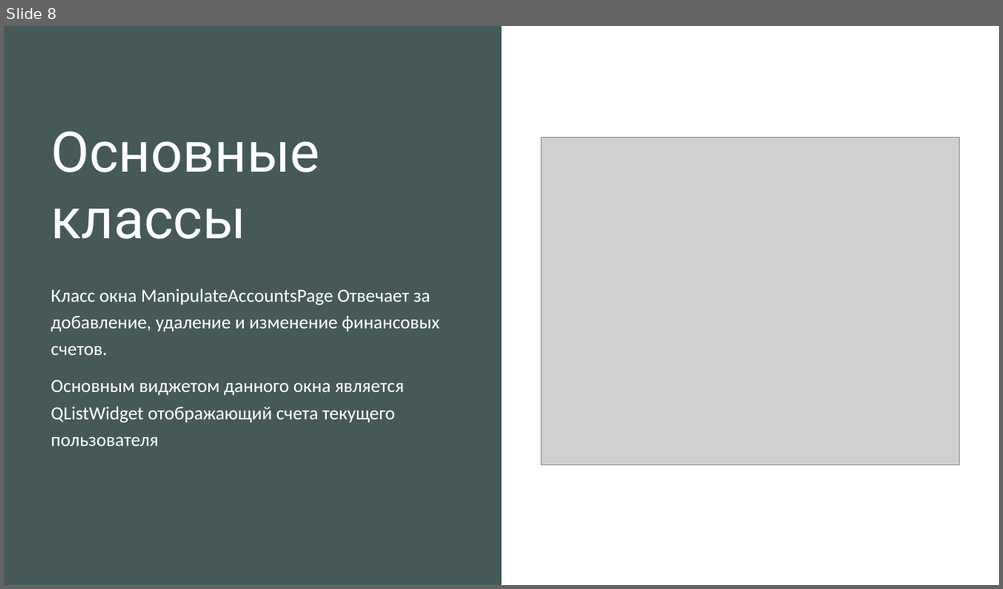
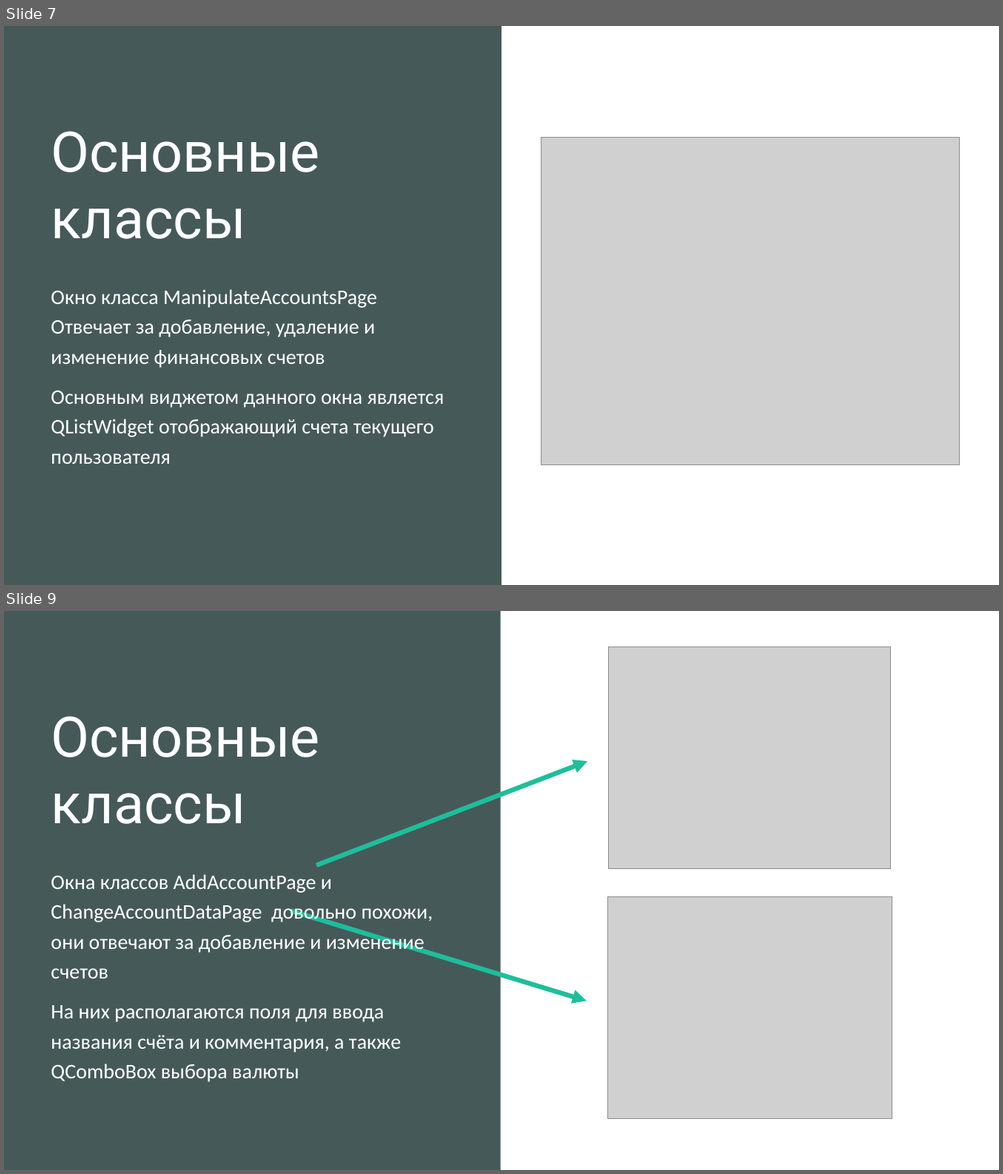
Before and after one commit to Ha4trueKa4/Qt_Project_VirtualWallet, a slide deck: Презентация.pptx. Shown one above the other, each under a label of ours: slide 8 before the commit, slides 7 and 9 after it; the slides between them are not shown. The pictures are 1003x589 and 1003x1174 pixels, drawn with LibreOffice and Linux fonts; fonts in the diff are those of the drawing; grey boxes stand for pictures. Boxes give left, top, right and bottom in pixels: in the first picture for what was removed or moved away, otherwise in the second. Text is boxed around its words. In the diff, an @@ line names an element or a change of style, - is before the commit and + after.

```diff
--- a/Презентация.pptx
+++ b/Презентация.pptx
@@ slide 9 added at [4, 611, 999, 1170], background #FFFFFF; not listed: 1 template element that a slide beside it also shows @@
@@ rectangle added at [4, 611, 999, 1170], fill #FFFFFF @@
@@ rectangle added at [4, 611, 500, 1170], fill #465959 @@
@@ picture added at [609, 647, 891, 869] @@
@@ title added at [51, 716, 320, 824], 54 pt, text #FFFFFF @@
+Основные классы
@@ arrow added from (316, 866) to (587, 762), #1EBE9B 4.5 pt @@
@@ text added at [51, 874, 433, 1082], 20 pt, text #FFFFFF @@
+Окна классов AddAccountPage и ChangeAccountDataPage довольно похожи, они отвечают за добавление и изменение счетов
+На них располагаются поля для ввода названия счёта и комментария, а также QComboBox выбора валюты
@@ picture added at [608, 897, 892, 1119] @@
@@ arrow added from (290, 911) to (586, 1001), #1EBE9B 4.5 pt @@
@@ what was slide 8 is now slide 7 @@
@@ slide 7 changed as well @@
@@ text at [51, 289, 377, 368]: text changed; size 18 to 20 pt @@
-Класс окна ManipulateAccountsPage Отвечает за добавление, удаление и изменение финансовых счетов.
+Окно класса ManipulateAccountsPage Отвечает за добавление, удаление и изменение финансовых счетов
@@ text at [51, 391, 444, 464]: size 18 to 20 pt in "Основным виджетом данного окна является QListWidget отобража ..." @@
```
Also in this commit, not shown: 7 other slides changed, 3 other slides added, 1 slide removed, 24 other files.
